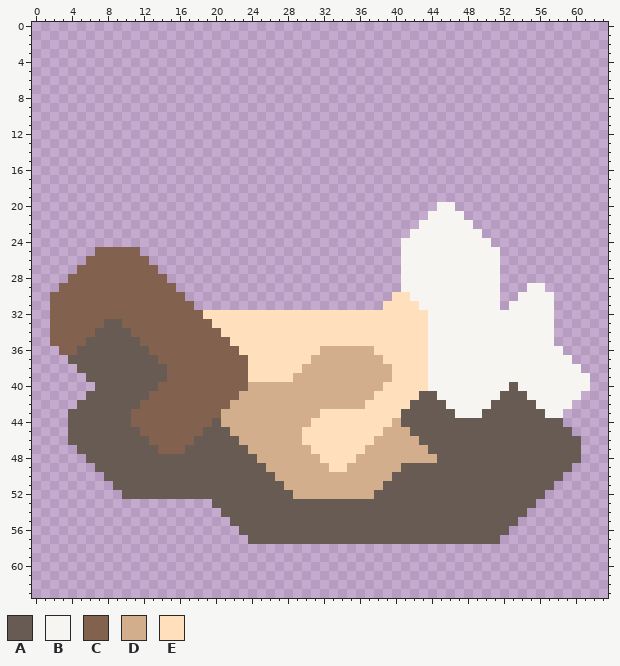
Pixel-art sprite, stored at assets/sprites/ui/sectors/sector-psammos-eroded-desert.png. The picture above was drawn from the file before the commit.
The file is 64x64 pixels.
Palette (. is transparent): A #675b53  B #f7f5f2  C #82624e  D #d3ae8d  E #ffdfbc
Pixels before (only the part around the change), first column x 0:
 4 ................................................................
 5 ................................................................
 6 ................................................................
 7 ................................................................
 8 ................................................................
 9 ................................................................
10 ................................................................
11 ................................................................
12 ................................................................
13 ................................................................
14 ................................................................
15 ................................................................
16 ................................................................
17 ................................................................
18 ................................................................
19 ................................................................
20 .............................................BB.................
21 ............................................BBBB................
22 ...........................................BBBBBB...............
23 ..........................................BBBBBBBB..............
24 .........................................BBBBBBBBBB.............
25 .......CCCCC.............................BBBBBBBBBBB............
26 ......CCCCCCC............................BBBBBBBBBBB............
27 .....CCCCCCCCC...........................BBBBBBBBBBB............
28 ....CCCCCCCCCCC..........................BBBBBBBBBBB............
29 ...CCCCCCCCCCCCC.........................BBBBBBBBBBB...BB.......
30 ..CCCCCCCCCCCCCCC.......................EEBBBBBBBBBB..BBBB......
31 ..CCCCCCCCCCCCCCCC.....................EEEEBBBBBBBBB.BBBBB......
32 ..CCCCCCCCCCCCCCCCCEEEEEEEEEEEEEEEEEEEEEEEEEBBBBBBBBBBBBBB......
33 ..CCCCCCAACCCCCCCCCCEEEEEEEEEEEEEEEEEEEEEEEEBBBBBBBBBBBBBB......
34 ..CCCCCAAAACCCCCCCCCCEEEEEEEEEEEEEEEEEEEEEEEBBBBBBBBBBBBBB......
35 ..CCCCAAAAAACCCCCCCCCCEEEEEEEEEEEEEEEEEEEEEEBBBBBBBBBBBBBB......
36 ...CCAAAAAAAACCCCCCCCCCEEEEEEEEEDDDDDDEEEEEEBBBBBBBBBBBBBBB.....
37 ....AAAAAAAAAACCCCCCCCCCEEEEEEEDDDDDDDDEEEEEBBBBBBBBBBBBBBBB....
38 .....AAAAAAAAAACCCCCCCCCEEEEEEDDDDDDDDDDEEEEBBBBBBBBBBBBBBBBB...
39 ......AAAAAAAAACCCCCCCCCEEEEEDDDDDDDDDDDEEEEBBBBBBBBBBBBBBBBBB..
40 .......AAAAAAACCCCCCCCCCDDDDDDDDDDDDDDDEEEEEBBBBBBBBBABBBBBBBB..
41 ......AAAAAAACCCCCCCCCCDDDDDDDDDDDDDDDEEEEEAABBBBBBBAAABBBBBB...
42 .....AAAAAAACCCCCCCCCCDDDDDDDDDDDDDDDEEEEEAAAABBBBBAAAAABBBB....
43 ....AAAAAAACCCCCCCCCCDDDDDDDDDDDEEEEEEEEEAAAAAABBBAAAAAAABB.....
44 ....AAAAAAACCCCCCCCCADDDDDDDDDDEEEEEEEEEDAAAAAAAAAAAAAAAAAA.....
45 ....AAAAAAAACCCCCCCAAADDDDDDDDEEEEEEEEEDDDAAAAAAAAAAAAAAAAAA....
46 ....AAAAAAAAACCCCCAAAAADDDDDDDEEEEEEEEDDDDDAAAAAAAAAAAAAAAAAA...
47 .....AAAAAAAAACCCAAAAAAADDDDDDDEEEEEEDDDDDDDAAAAAAAAAAAAAAAAA...
48 ......AAAAAAAAAAAAAAAAAAADDDDDDDEEEEDDDDDDDDDAAAAAAAAAAAAAAAA...
49 .......AAAAAAAAAAAAAAAAAAADDDDDDDEEDDDDDDAAAAAAAAAAAAAAAAAAA....
50 ........AAAAAAAAAAAAAAAAAAADDDDDDDDDDDDDAAAAAAAAAAAAAAAAAAA.....
51 .........AAAAAAAAAAAAAAAAAAADDDDDDDDDDDAAAAAAAAAAAAAAAAAAA......
52 ..........AAAAAAAAAAAAAAAAAAADDDDDDDDDAAAAAAAAAAAAAAAAAAA.......
53 ....................AAAAAAAAAAAAAAAAAAAAAAAAAAAAAAAAAAAA........
54 .....................AAAAAAAAAAAAAAAAAAAAAAAAAAAAAAAAAA.........
55 ......................AAAAAAAAAAAAAAAAAAAAAAAAAAAAAAAA..........
56 .......................AAAAAAAAAAAAAAAAAAAAAAAAAAAAAA...........
57 ........................AAAAAAAAAAAAAAAAAAAAAAAAAAAA............
58 ................................................................
59 ................................................................
60 ................................................................
61 ................................................................
62 ................................................................
63 ................................................................
New version:
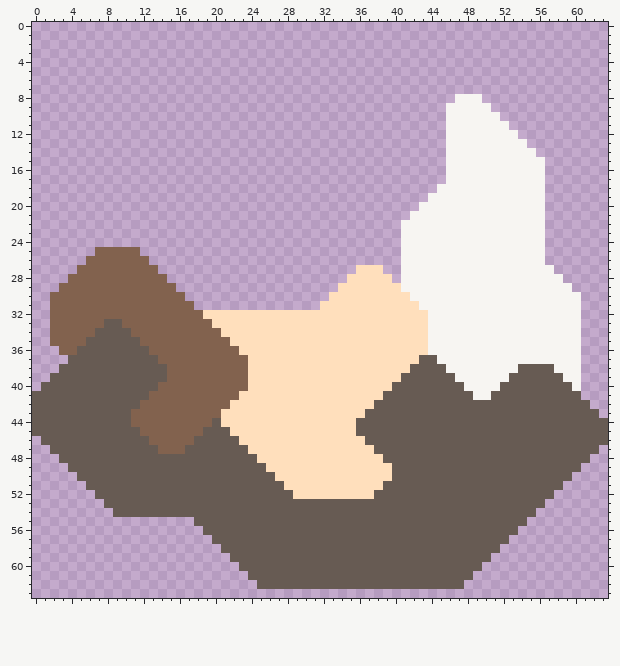
Commit: Resprites, sector icons
The exact change:
Changed rows in their new state; - is an unchanged pixel.
first column x 0:
 8 -----------------------------------------------BBB--------------
 9 ----------------------------------------------BBBBB-------------
10 ----------------------------------------------BBBBBB------------
11 ----------------------------------------------BBBBBBB-----------
12 ----------------------------------------------BBBBBBBB----------
13 ----------------------------------------------BBBBBBBBB---------
14 ----------------------------------------------BBBBBBBBBB--------
15 ----------------------------------------------BBBBBBBBBBB-------
16 ----------------------------------------------BBBBBBBBBBB-------
17 ----------------------------------------------BBBBBBBBBBB-------
18 ---------------------------------------------BBBBBBBBBBBB-------
19 --------------------------------------------BBBBBBBBBBBBB-------
20 -------------------------------------------BB--BBBBBBBBBB-------
21 ------------------------------------------BB----BBBBBBBBB-------
22 -----------------------------------------BB------BBBBBBBB-------
23 -----------------------------------------B--------BBBBBBB-------
24 ---------------------------------------------------BBBBBB-------
25 ----------------------------------------------------BBBBB-------
26 ----------------------------------------------------BBBBB-------
27 ------------------------------------EEE-------------BBBBBB------
28 -----------------------------------EEEEE------------BBBBBBB-----
29 ----------------------------------EEEEEEE-----------BBB--BBB----
30 ---------------------------------EEEEEEE------------BB----BBB---
31 --------------------------------EEEEEEE-------------B-----BBB---
32 ----------------------------------------------------------BBB---
33 ----------------------------------------------------------BBB---
34 ----------------------------------------------------------BBB---
35 ----------------------------------------------------------BBB---
36 --------------------------------EEEEEE---------------------BB---
37 -------------------------------EEEEEEEE----AA---------------B---
38 ---AA-------------------------EEEEEEEEEE--AAAA--------AAAA------
39 --AAAA-----------------------EEEEEEEEEEE-AAAAAA------AAAAAA--.--
40 -AAAAAA-----------------EEEEEEEEEEEEEEE-AAAAAAAA----A-AAAAAA-.--
41 AAAAAA-----------------EEEEEEEEEEEEEEE-AAAA--AAAA--A---AAAAAA---
42 AAAAA-----------------EEEEEEEEEEEEEEE-AAAA----AAAAA-----AAAAAA--
43 AAAA-----------------EEEEEEEEEEE-----AAAA------AAA-------AAAAAA-
44 AAAA-----------------EEEEEEEEEE-----AAAAA------------------AAAAA
45 AAAA------------------EEEEEEEE------AAAAAA------------------AAAA
46 -AAA-------------------EEEEEEE-------AAAAAA------------------AAA
47 --AAA-------------------EEEEEEE------EAAAAAA-----------------AA-
48 ---AAA-------------------EEEEEEE----EEEAAAAAA----------------A--
49 ----AAA-------------------EEEEEEE--EEEEEA-------------------A---
50 -----AAA-------------------EEEEEEEEEEEEE-------------------A----
51 ------AAA-------------------EEEEEEEEEEE-------------------A-----
52 -------AAA-------------------EEEEEEEEE-------------------A------
53 --------AAAAAAAAAAAA------------------------------------A-------
54 ---------AAAAAAAAAAAA----------------------------------A--------
55 ------------------AAAA--------------------------------A---------
56 -------------------AAAA------------------------------A----------
57 --------------------AAAA----------------------------A-----------
58 ---------------------AAAAAAAAAAAAAAAAAAAAAAAAAAAAAAA------------
59 ----------------------AAAAAAAAAAAAAAAAAAAAAAAAAAAAA-------------
60 -----------------------AAAAAAAAAAAAAAAAAAAAAAAAAAA--------------
61 ------------------------AAAAAAAAAAAAAAAAAAAAAAAAA---------------
62 -------------------------AAAAAAAAAAAAAAAAAAAAAAA----------------
Pixel boxes of the changes (left, top, right, bottom) in both pictures:
changed: (32, 94, 608, 589)
